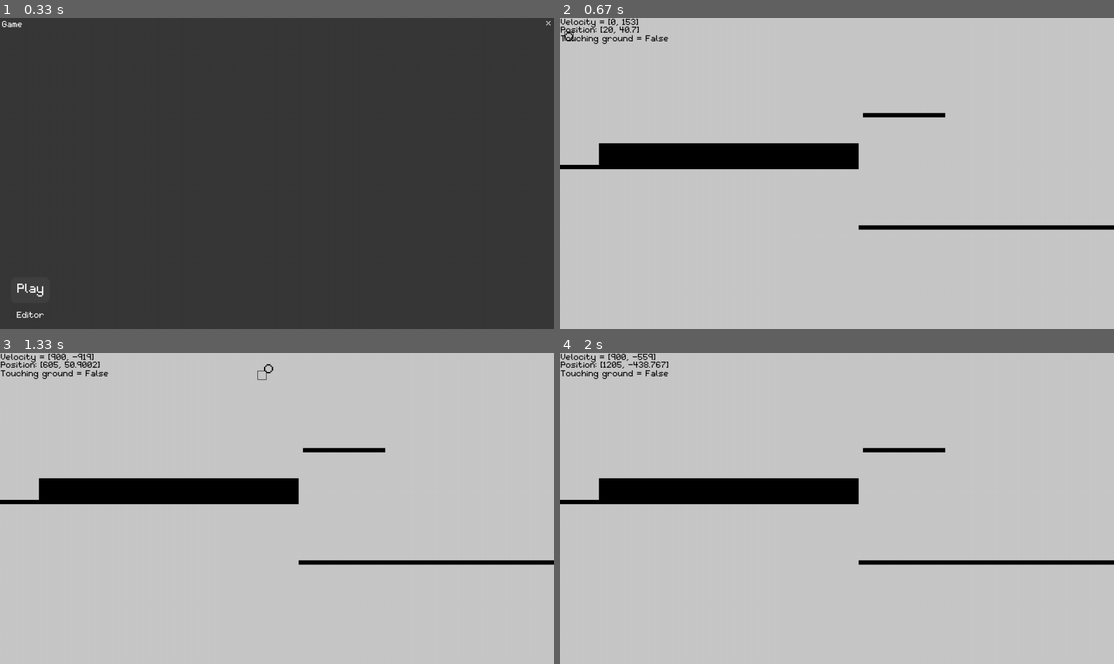
Above: before the commit, frames 1-4 (two rows, left to right).
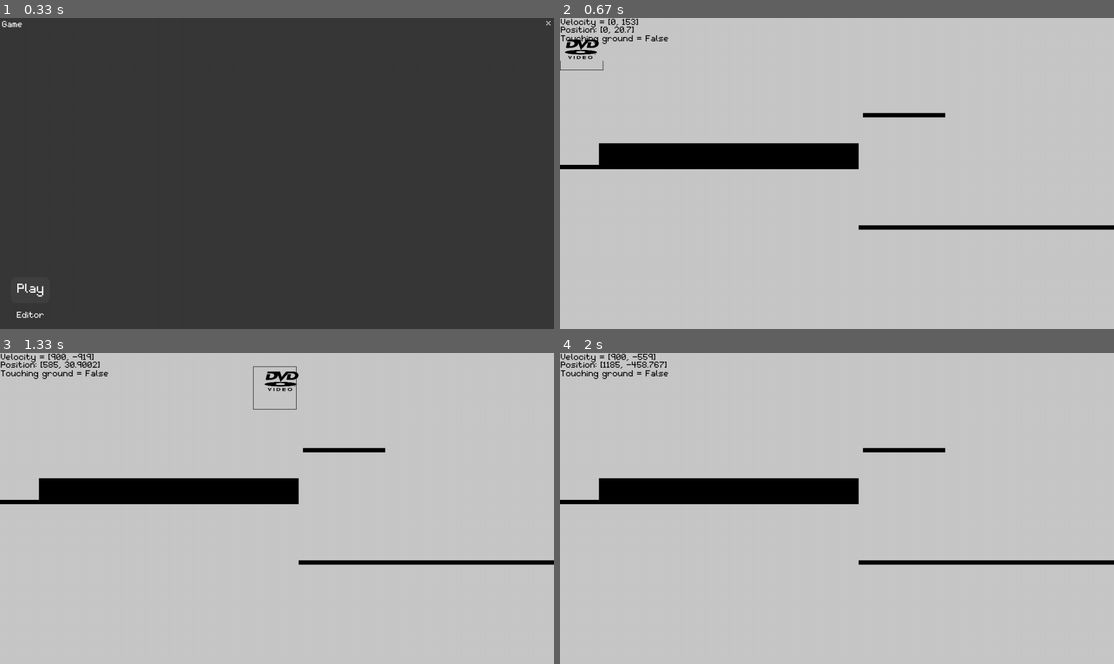
Above: after the commit, the same moments.

Repository: shegsharem/base_pygame_framework
Game: pygame game, started from main.py
Two runs of this game, one before a commit and one after it. Both use one fixed random seed, a clock stepped at 60 frames per second and the inputs below.
Inputs (mouse positions are in pixels of both pictures, inside the frame that each line leads up to):
- Up to frame 1 (0.33 s): no input
- Up to frame 2 (0.67 s): click (587, 288) at 0.38 s
- Up to frame 3 (1.33 s): hold D 0.67-1.13 s; move the mouse to (254, 520) at 0.7 s; hold W from 1.17 s (still down)
- Up to frame 4 (2 s): release W at 1.47 s

Frame 1 is identical in both runs. In frame 2, 0.3% of the frame differs, in the area x 0-15%, y 2-17%; in frame 3, 0.3%; in frame 4, 0.1%.

Commit message:
rounding error got me messed the heck up

Diff:
--- a/main.py
+++ b/main.py
@@ -9,6 +9,7 @@
 #from src.player import Player
 from random import randint
 from src.window import Window
+from math import floor
 
 class Level:
     """Level class. Block sprites shall be 5x5px"""
@@ -34,17 +35,69 @@
             screen.blit(sprite.image, sprite.rect)
 
 
+def collision_check(rect:pygame.Rect,
+                      sprite_group:pygame.sprite.Group,
+                      velocity:pygame.Vector2) -> (pygame.Rect, list):
+    """Checks for collisions
+
+    Args:
+        sprite_group (pygame.sprite.Group): Sprites to collide with
+        velocity (pygame.Vector2): To manage movements
+
+    Returns:
+        rect (pygame.Rect): New player rect to use
+        list: Collision types
+    """
+
+    collision_list = []
+
+    collision_types = {
+            'top': False,
+            'bottom': False,
+            'right': False,
+            'left': False
+    }
+
+    for sprite in sprite_group:
+        if rect.colliderect(sprite.rect):
+            collision_list.append(sprite.rect)
+
+    for sprite_rect in collision_list:
+
+        rect.x += velocity.x
+        rect.y += velocity.y
+
+        # Check x direction collisions
+        if velocity.x > 0:
+            rect.right = sprite_rect.left
+            collision_types['right'] = True
+        if velocity.x < 0:
+            rect.left = sprite_rect.right
+            collision_types['left'] = True
+
+
+        # Check y direction collisions
+        if velocity.y > 0:
+            rect.bottom = sprite_rect.top
+            collision_types['bottom'] = True
+        elif velocity.y < 0:
+            rect.top = sprite_rect.bottom
+            collision_types['top'] = True
+
+    return rect, collision_types
+
+
 class Player(pygame.sprite.Sprite):
     """Player class"""
-    def __init__(self,position:tuple) -> None:
+    def __init__(self) -> None:
         super().__init__()
-        self.image = pygame.transform.scale_by(
-            pygame.image.load('assets/images/circle.png').convert_alpha(),
-            factor=3
-        )
-
-        self.position = pygame.Vector2(position)
+        self.image = pygame.transform.scale(
+            pygame.image.load('assets/images/dvd.png').convert_alpha(),
+            (100,100)
+        )
+
         self.velocity = pygame.Vector2(0,0)
+        self.position = pygame.Vector2(0,0)
 
         self.rect = self.image.get_rect()
         self.outline = get_mask_outline(self.image, (1,1))
@@ -53,38 +106,29 @@
         # Player flags #############
         self.touching_ground = False
         self.double_jump = True
+        self.moving_right = False
+        self.moving_left = False
         self.moving_x = False
         ############################
 
         # Constants ######
-        self.gravity_value = 9
+        self.gravity = 9
         self.jump_speed = -1000
         self.friction = 3
         self.movement_speed = 900
         ##################
 
-    def check_collisions(self, sprite_group:pygame.sprite.Group) -> pygame.Rect | None:
-        """Returns: pygame.rect: rect of collided sprite"""
-
-        collision = pygame.sprite.spritecollide(self, sprite_group, False)
-        for sprite_found in collision:
-            return sprite_found.rect
-
-    def gravity(self, velocity:pygame.Vector2, gravity:int) -> pygame.Vector2:
-        """Applies gravity to player"""
-        return pygame.Vector2(velocity.x,velocity.y+gravity)
-
     def jump(self) -> None:
         """Make player jump"""
+        if not self.touching_ground and self.double_jump:
+            self.velocity.y = self.jump_speed
+            self.double_jump = False
+
         if self.touching_ground:
             self.velocity.y = self.jump_speed
             self.double_jump = True
             self.touching_ground = False
 
-        elif not self.touching_ground and self.double_jump:
-            self.velocity.y = self.jump_speed
-            self.double_jump = False
-
     def left(self) -> None:
         """Move player left"""
         self.velocity.x = -self.movement_speed
@@ -100,75 +144,49 @@
         """Change player position by a given velocity (pixels)"""
         return position + velocity
 
-    def update(
-        self,surface:pygame.Surface,
+    def update(self,surface:pygame.Surface,
         dt:float,level:pygame.sprite.Group=None) -> None:
         """Update player position and draw on surface.
         Tries rendering next frame and corrects for collisions.
         Args:
             dt (float): time difference between frames (ms/frame)
         """
-
-        #if bool(self.velocity.y // 1):
-        #    if abs(self.velocity.y) < 0.1:
-        #        self.velocity.y = 0
-
+        self.moving_left, self.moving_right = False, False
+        self.velocity.y += (self.gravity) # Apply gravity
 
         if self.touching_ground and not self.moving_x:
-            # Friction
             if bool(self.velocity.x // 1):
                 if abs(self.velocity.x) < self.friction:
                     self.velocity.x = 0
                 elif self.velocity.x > 0:
+                    self.moving_right = True
                     self.velocity.x -= self.friction
                 elif self.velocity.x < 0:
+                    self.moving_left = True
                     self.velocity.x += self.friction
 
-
-        if not self.touching_ground:
-            pass
-        self.rect.center = self.move(self.position, self.velocity*dt)
-
-        if level:
-            collision = self.check_collisions(level)
-            if collision:
-                ground_collide = self.rect.bottom>collision.top and self.velocity.y>0
-                top_collide = self.rect.top>collision.bottom and self.velocity.y<0
-
-                if ground_collide:
-                    self.rect.bottom = collision.top
-                    self.position = self.rect.center
-                    self.touching_ground = True
-                    self.velocity.y = 0
-
-                if top_collide:
-                    self.rect.top = collision.bottom
-                    self.velocity.y = -self.velocity.y
-
-
-                #if top_collide:
-                #    self.rect.top = collision.bottom
-                #    #self.position.y =  self.rect.centery
-                #    self.position = self.move(self.rect.center, self.velocity*dt)
-                #    self.velocity.y = 0
-#
-                #elif self.rect.right>collision.left and self.velocity.x<0:
-                #    self.rect.right = collision.left
-                #    #self.position.x =  self.rect.centerx
-                #    self.velocity.x = 0
-#
-                #elif self.rect.left<collision.right and self.velocity.x>0:
-                #    self.rect.left = collision.right
-                #    #self.position.x =  self.rect.centerx
-                #    self.velocity.x = 0
-            else:
-                self.velocity = self.gravity(self.velocity, self.gravity_value)
-                self.position = self.move(self.position, self.velocity*dt)
-
-            surface.blit(self.image, self.rect)
-
-        else:
-            surface.blit(self.image, self.rect)
+        self.rect.topleft += self.velocity*dt
+
+        rect, collision_list = collision_check(self.rect, level, self.velocity*dt) # Check collisions
+
+        if collision_list['bottom']:
+            self.touching_ground = True
+            self.velocity.y = 0
+
+        if not collision_list['bottom']:
+            self.touching_ground = False
+
+            if collision_list['top']:
+                self.velocity.y *= -1
+
+
+        self.position += (self.velocity*dt)
+
+        self.rect.topleft = self.position
+        print(collision_list)
+
+        pygame.draw.rect(surface, (200,200,200), self.outline_rect.move(0,-1))
+        surface.blit(self.image, self.rect.move(0,-1))
 
 class Game:
     """Game class"""
@@ -195,19 +213,14 @@
         self.running = True
         pygame.event.clear() # clear event queue
         background = Level(self.level_map)
-        player = Player((20,20))
-
-        #sample = pygame.transform.scale(pygame.image.load('assets/images/dvd.png').convert_alpha(), (200,200))
-        #sample_mask = get_mask(sample)
-        #sample_rect = sample_mask.get_rect()
-        #sample_rect_pos = pygame.Vector2(sample_rect.center)
-#
-        #player.image.fill((100,100,100),special_flags=pygame.BLEND_RGB_MAX)
-        #speed = pygame.Vector2(200, 200)
-#
+        player = Player()
+
         last_time = time.time()
-#
+
         while self.running:
+            dt = time.time() - last_time
+            last_time = time.time()
+
             player_velocity_value = Font().render(
                 "Velocity = " + str(player.velocity),
                 size_factor=2,
@@ -226,28 +239,6 @@
                 text_color=(0,0,0)
             )
 
-            dt = time.time() - last_time
-            last_time = time.time()
-#
-        #    if sample_rect_pos.x + (speed.x * dt) + (sample_rect.width/3) > (self.screen.get_width()):
-        #        speed.x *= -1
-        #
-        #    if sample_rect_pos.y + (speed.y * dt) + (sample_rect.height/3) > (self.screen.get_height()):
-        #        speed.y *= -1
-#
-        #    if sample_rect_pos.x  - (sample_rect.width/3) + (speed.x *dt) <= (0):
-        #        if abs(speed.x) != speed.x:
-        #            speed.x *=-1
-#
-        #    if sample_rect_pos.y - (sample_rect.height/3) + (speed.y *dt) <= (0):
-        #        if abs(speed.y) != speed.y:
-        #            speed.y *=-1
-#
-        #    sample_rect_pos += (speed * dt)
-        #    sample_rect.center = sample_rect_pos
-        #    self.screen.blit(sample,sample_rect.topleft)
-            #pygame.draw.rect(self.screen,(255,0,0), sample_rect)
-
             for event in pygame.event.get():
                 if event.type == pygame.QUIT:
                     pygame.quit()
@@ -276,7 +267,6 @@
 
                     if event.key == pygame.K_d:
                         player.moving_x = False
-
 
 
             self.screen.fill((200,200,200))
